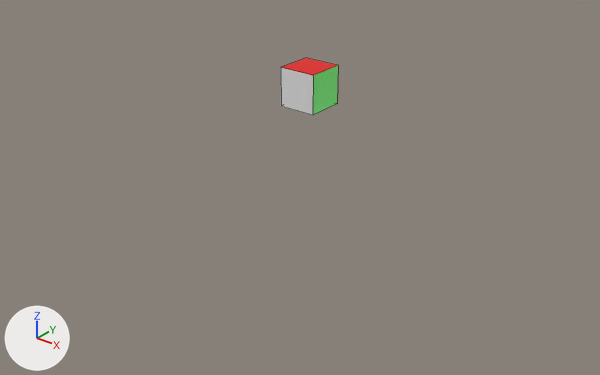
An edit to the Blender file blender/cube.blend, drawn before and after from the same camera.
Camera for both pictures: a 50 mm camera at (12.09, -15.48, 6.72) aimed at (0.32, -0.77, -2.4). The axes (+X, +Y, +Z) are drawn at lower left. The lights are the same throughout. Mesh edges are drawn as thin lines.
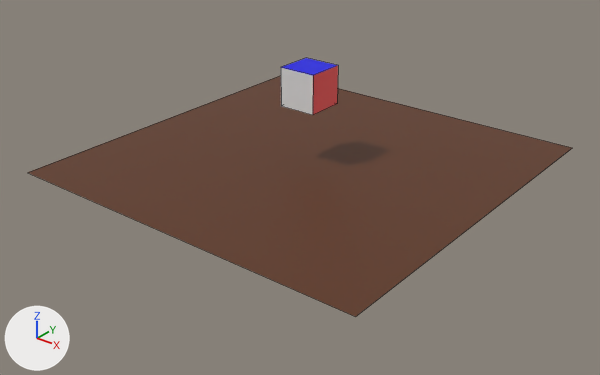
The newer file is also turned or shifted as a whole; pictures and numbers use the older file's frame.

Pixel boxes (x1, y1, x2, y2) of what changed, in the pictures (600 x 375 px):
'Plane', added (brown)
    after: (28, 76, 572, 317)
part 1 of me_cube, recoloured (green to red)
    both: (313, 66, 338, 115)
part 2 of me_cube, recoloured (red to blue)
    both: (281, 58, 338, 75)

The change, as a diff of the scene's bpy script:
```diff
--- a/blender/cube.blend.py
+++ b/blender/cube.blend.py
@@ mat_plane @@
+mat_plane = principled_material('plane')
+mat_plane.base_color = (0.112, 0.0345, 0.011)  # brown #5e341b
@@ me_cube @@
 me_cube.from_pydata(...)  # 8 vertices, 6 faces; spans x -1.0..1.0, y -1.0..1.0, z -1.0..1.0
 # used by ob_cube; location = (0.0, 0.0, 0.0); scale = (0.5, 0.5, 0.5)
+# me_cube part 1: all 1 face that had it switch from mat_front (green #09e700) to mat_top (red #e60600)
+# me_cube part 2: all 1 face that had it switch from mat_top (red #e60600) to mat_sides (blue #0700e7)
 me_cube.materials.append(mat_negative)
@@ me_plane @@
+me_plane.from_pydata([(-1.0, -1.0, 0.0), (1.0, -1.0, 0.0), (-1.0, 1.0, 0.0), (1.0, 1.0, 0.0)], [], [(0, 1, 3, 2)])
+me_plane.materials.append(mat_plane)  # brown #5e341b
@@ ob_plane @@
+ob_plane = bpy.data.objects.new('Plane', me_plane)
+ob_plane.location = (0.0, 0.0, -2.0)
+ob_plane.scale = (5.0, 5.0, 1.0)
```
